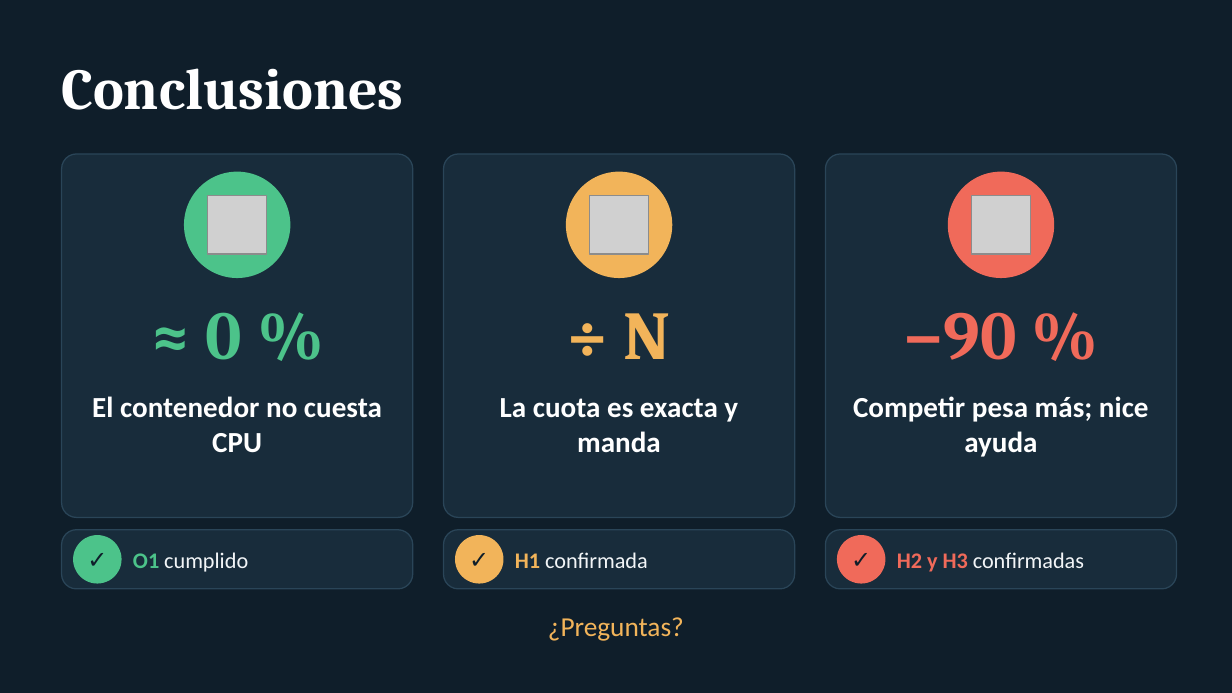
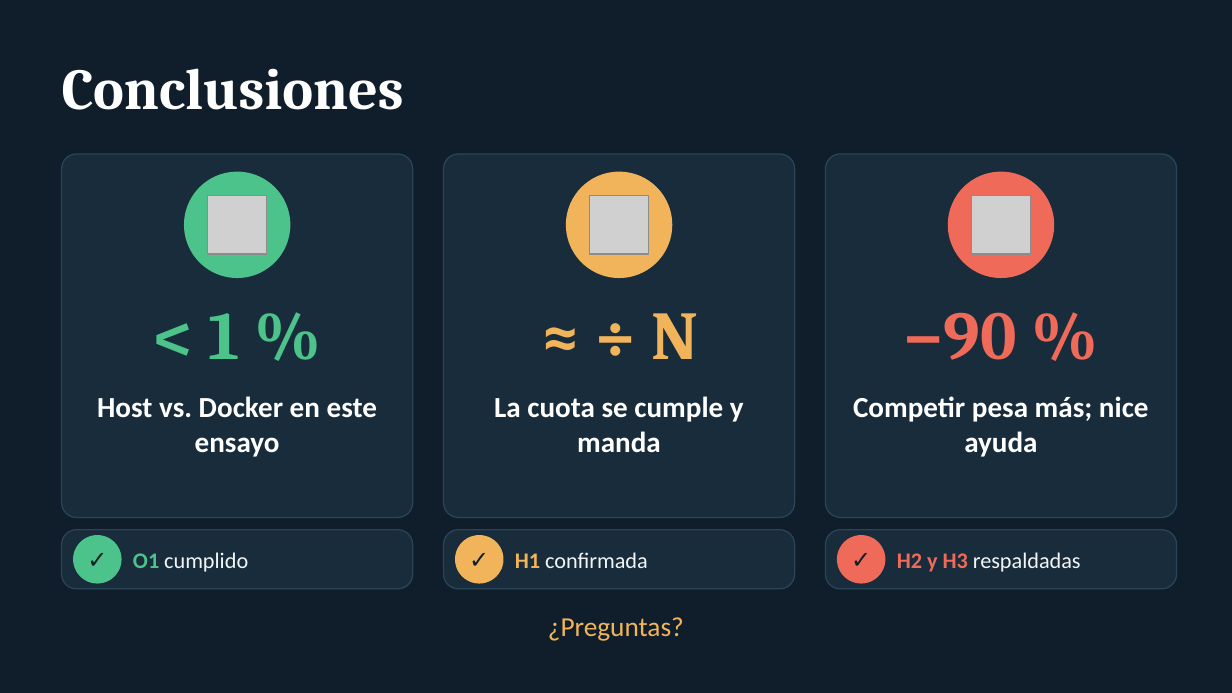
Before and after one commit to LuisEstudiante01/TPFinal_SOR2_VelizLuis, a slide deck: slide 15 of docs/presentacion/TPFinal_SOR2_2026_2s_VelizLuis_presentacion.pptx. Drawn at 1232x693 pixels with LibreOffice and Linux fonts; fonts in the diff are those of the drawing; grey boxes stand for pictures. Boxes give left, top, right and bottom in pixels: in the first picture for what was removed or moved away, otherwise in the second. Text is boxed around its words. In the diff, an @@ line names an element or a change of style, - is before the commit and + after.

```diff
--- a/docs/presentacion/TPFinal_SOR2_2026_2s_VelizLuis_presentacion.pptx
+++ b/docs/presentacion/TPFinal_SOR2_2026_2s_VelizLuis_presentacion.pptx
@@ text at (208, 313, 239, 359): text changed @@
-≈ 0 %
+< 1 %
@@ text at (651, 313, 698, 359): text changed @@
-÷ N
+≈ ÷ N
@@ text at (97, 396, 377, 457): text changed @@
-El contenedor no cuesta CPU
+Host vs. Docker en este ensayo
@@ text at (494, 396, 744, 453): text changed @@
-La cuota es exacta y manda
+La cuota se cumple y manda
@@ text at (897, 552, 1081, 572): text changed @@
-H2 y H3 confirmadas
+H2 y H3 respaldadas
```
Also in this commit, not shown: 5 other slides changed, 15 other files.
